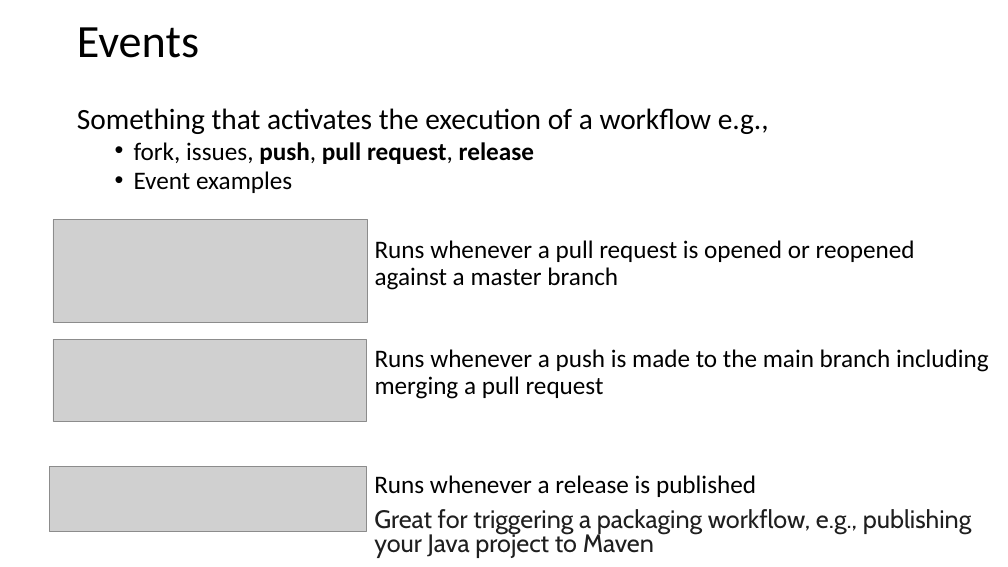
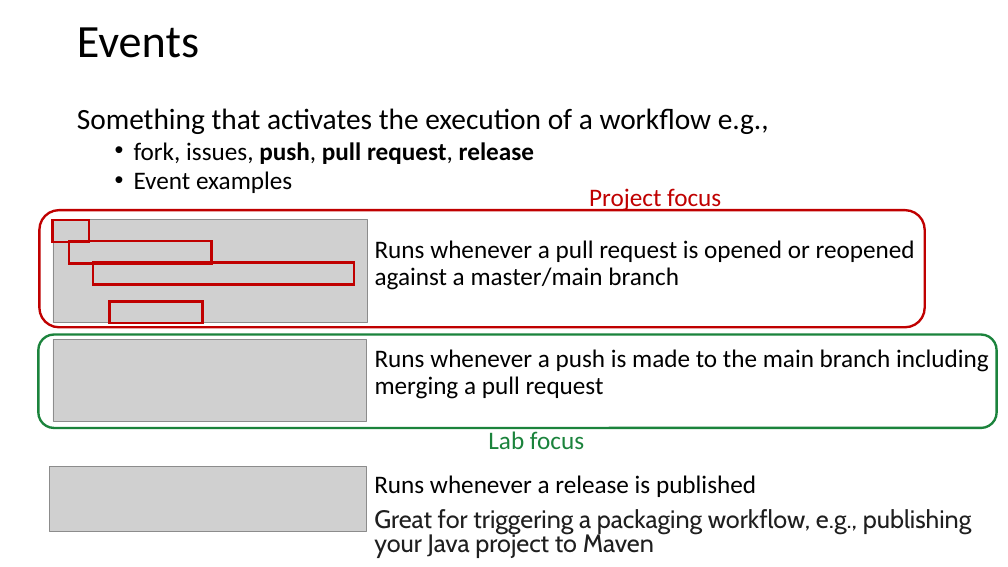
Before and after one commit to johnxu21/johnxu21.github.io, a slide deck: slide 19 of teaching/CS472/Timetable/CI-CD.pptx. Drawn at 1008x567 pixels with LibreOffice and Linux fonts; fonts in the diff are those of the drawing; grey boxes stand for pictures. Boxes give left, top, right and bottom in pixels: in the first picture for what was removed or moved away, otherwise in the second. Text is boxed around its words. In the diff, an @@ line names an element or a change of style, - is before the commit and + after.

```diff
--- a/teaching/CS472/Timetable/CI-CD.pptx
+++ b/teaching/CS472/Timetable/CI-CD.pptx
@@ text added at (x1=589, y1=188, x2=721, y2=212), 24 pt, text #C00000 @@
+Project focus
@@ rounded rectangle added at (x1=39, y1=210, x2=925, y2=327), outline #C00000 2.25 pt @@
@@ rectangle added at (x1=53, y1=220, x2=89, y2=242), outline #C00000 2.25 pt @@
@@ rectangle added at (x1=70, y1=241, x2=212, y2=264), outline #C00000 2.25 pt @@
@@ rectangle added at (x1=93, y1=262, x2=354, y2=284), outline #C00000 2.25 pt @@
@@ text at (x1=375, y1=240, x2=915, y2=290): text changed @@
-Runs whenever a pull request is opened or reopened against a master branch
+Runs whenever a pull request is opened or reopened against a master/main branch
@@ rectangle added at (x1=110, y1=302, x2=203, y2=323), outline #C00000 2.25 pt @@
@@ rounded rectangle added at (x1=39, y1=334, x2=997, y2=428), outline #1B833C 2.25 pt @@
@@ text added at (x1=488, y1=428, x2=584, y2=449), 24 pt, text #1B833C @@
+Lab focus
```
Also in this commit, not shown: 1 other slide changed, 1 other file.
